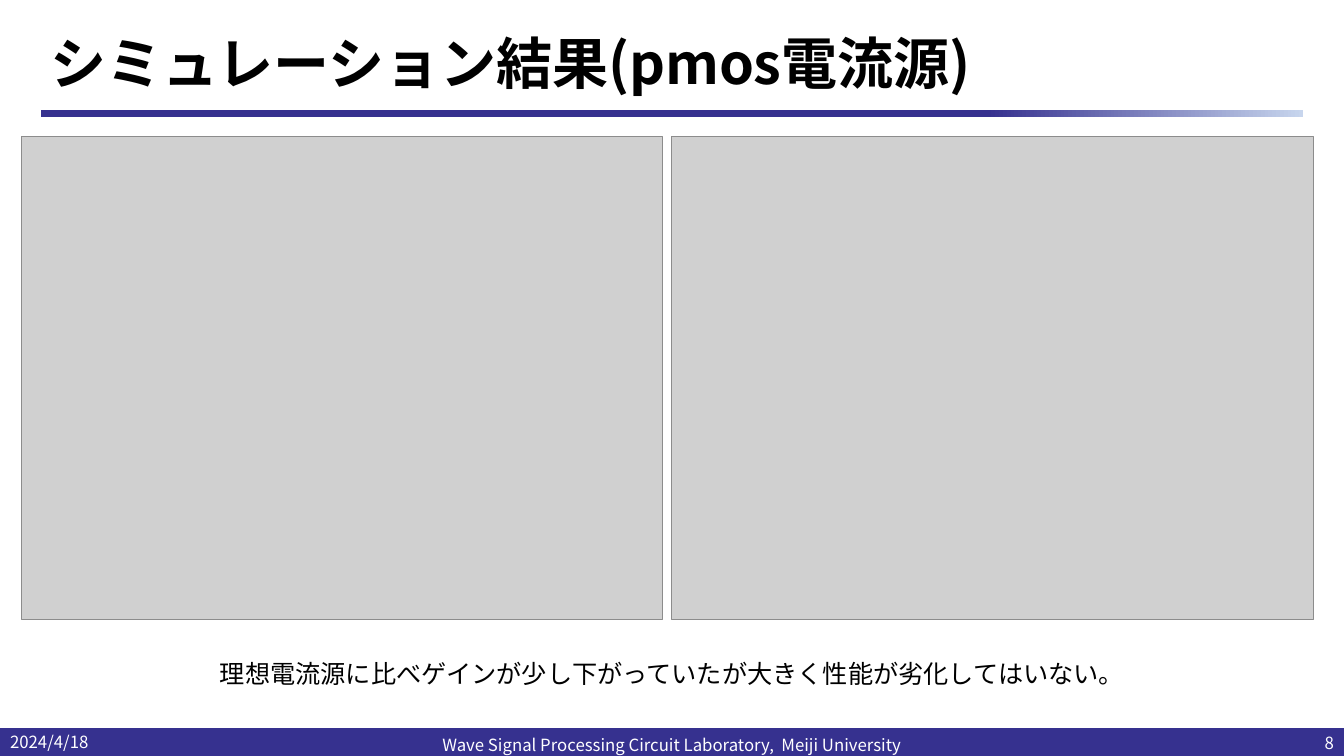
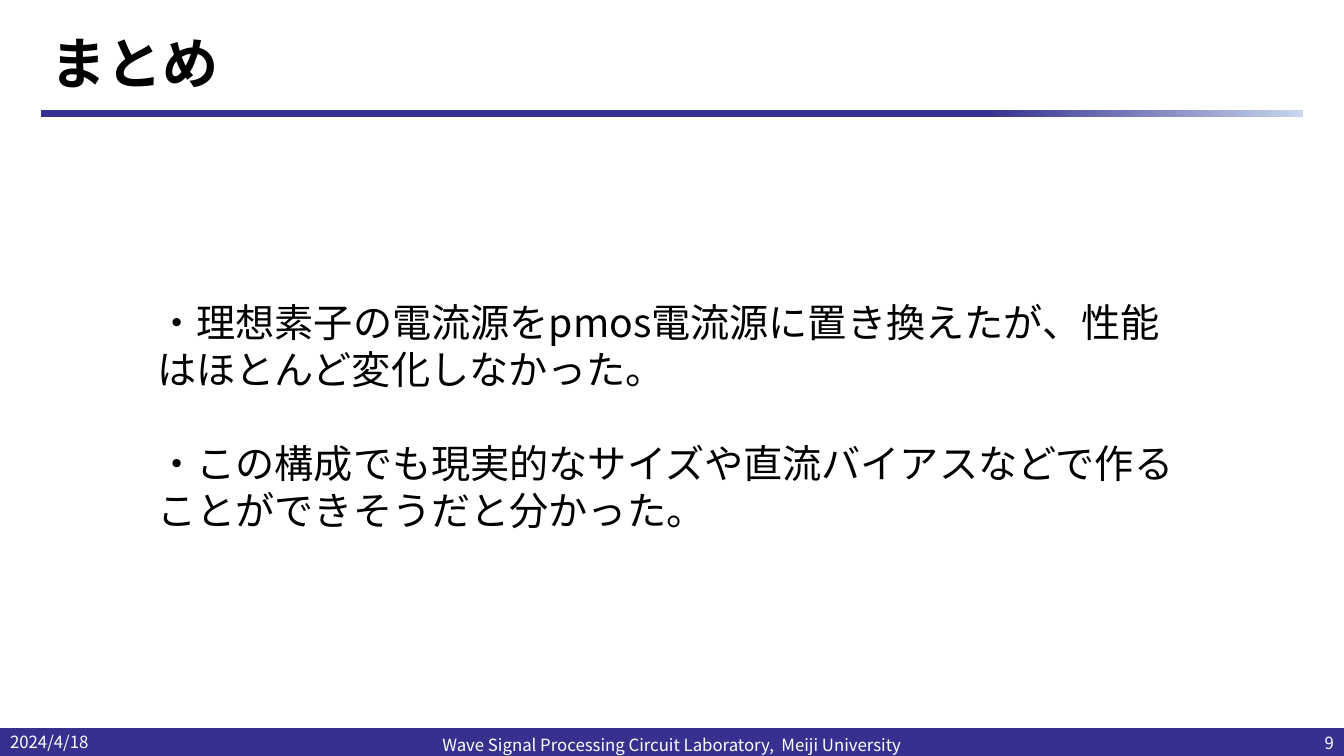
Before and after one commit to kjm-desktop10400/reserch, a slide deck: slide 9 of IHP_2024/20240418/20240418小島光.pptx (slide 8 before the commit). Drawn at 1344x756 pixels with LibreOffice and Linux fonts; fonts in the diff are those of the drawing; grey boxes stand for pictures; background and template pictures are left out. Boxes give left, top, right and bottom in pixels: in the first picture for what was removed or moved away, otherwise in the second. Text is boxed around its words. In the diff, an @@ line names an element or a change of style, - is before the commit and + after.

```diff
--- a/IHP_2024/20240418/20240418小島光.pptx
+++ b/IHP_2024/20240418/20240418小島光.pptx
@@ title at (51,38,219,88): text changed @@
-シミュレーション結果(pmos電流源)
+まとめ
@@ picture removed at (21,137,662,619) @@
@@ picture removed at (673,137,1314,619) @@
@@ text added at (157,304,1173,528), 28 pt, text #000000 @@
+・理想素子の電流源をpmos電流源に置き換えたが、性能はほとんど変化しなかった。
+・この構成でも現実的なサイズや直流バイアスなどで作ることができそうだと分かった。
@@ text removed at (220,661,1124,685) @@
-理想電流源に比べゲインが少し下がっていたが大きく性能が劣化してはいない。
```
Also in this commit, not shown: 6 other slides changed, 4 other files.
